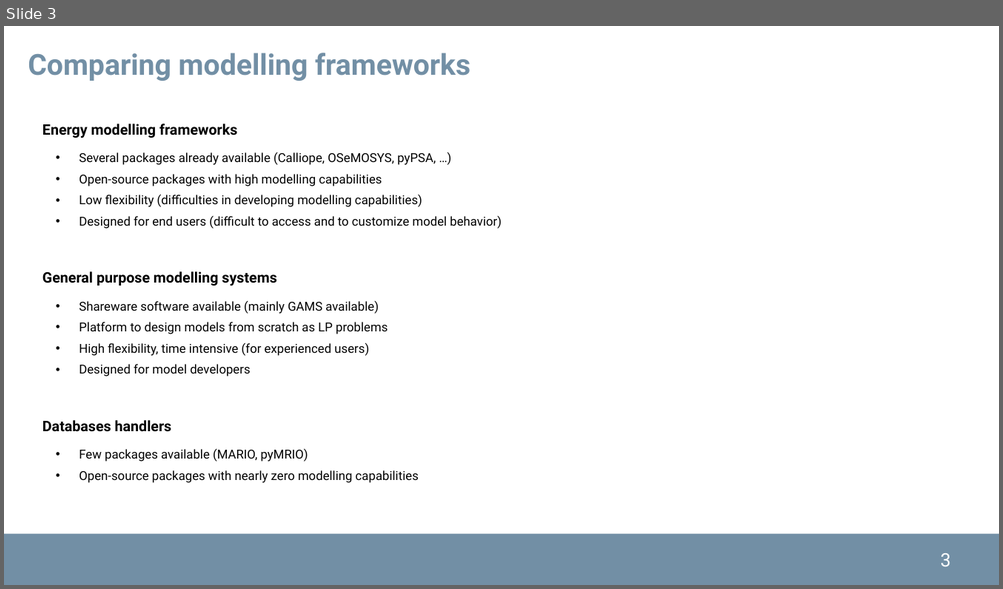
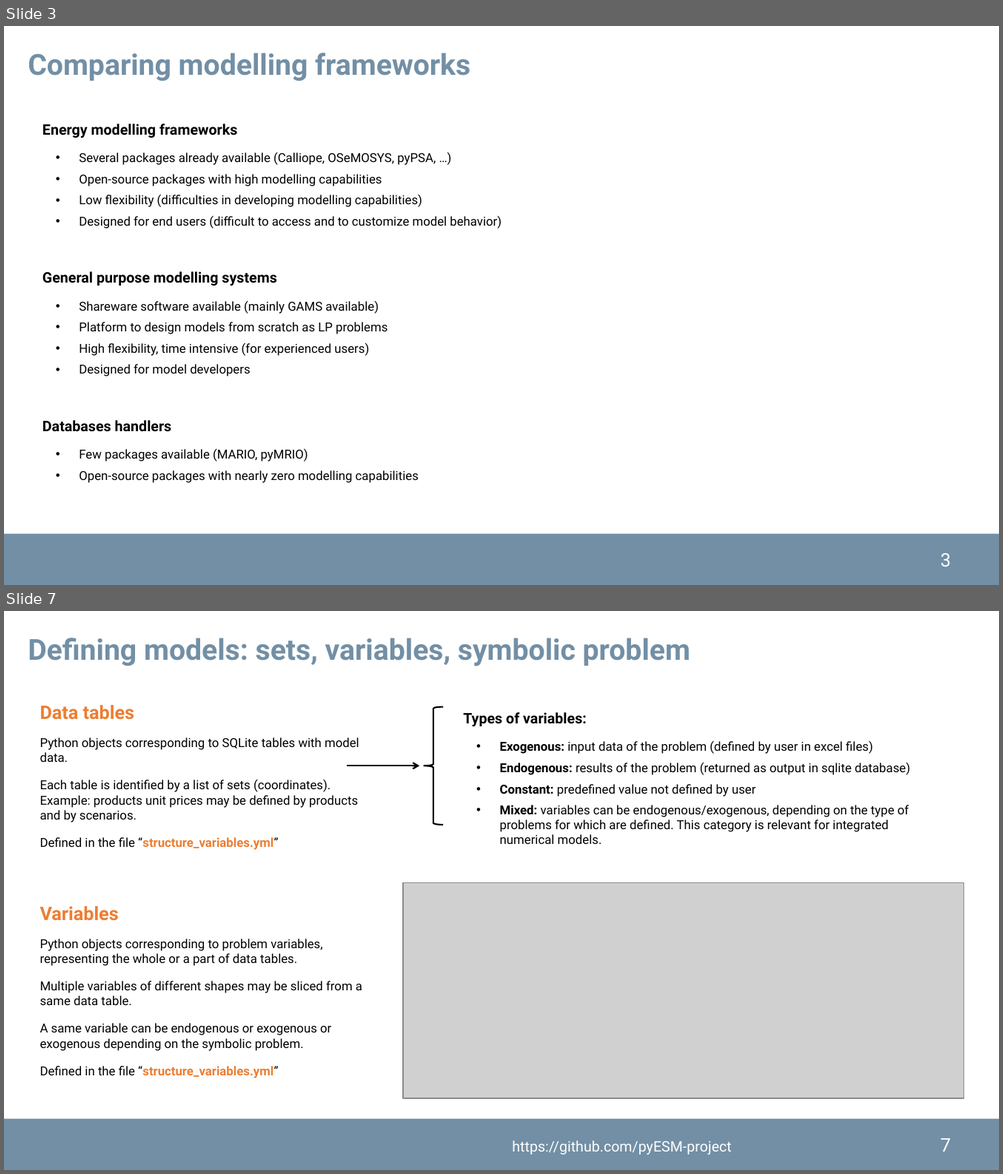
Before and after one commit to pyESM-project/pyesm, a slide deck: doc/pyesm.pptx. Shown one above the other, each under a label of ours: slide 3 before the commit, slides 3 and 7 after it; the slides between them are not shown. The pictures are 1003x589 and 1003x1174 pixels, drawn with LibreOffice and Linux fonts; fonts in the diff are those of the drawing; grey boxes stand for pictures; background and template pictures are left out. Boxes give left, top, right and bottom in pixels: in the first picture for what was removed or moved away, otherwise in the second. Text is boxed around its words. In the diff, an @@ line names an element or a change of style, - is before the commit and + after.

```diff
--- a/doc/pyesm.pptx
+++ b/doc/pyesm.pptx
@@ slide 7 added at [4, 611, 999, 1170], background #FFFFFF; not listed: 2 template elements that a slide beside it also shows @@
@@ text added at [28, 638, 690, 667], 28 pt, text #728FA5, bold @@
+Defining models: sets, variables, symbolic problem
@@ text added at [40, 705, 359, 850], 12 pt, text #000000 @@
+Data tables
+Python objects corresponding to SQLite tables with model data.
+Each table is identified by a list of sets (coordinates). Example: products unit prices may be defined by products and by scenarios.
+Defined in the file “structure_variables.yml”
@@ right brace added at [424, 707, 444, 825], outline #000000 1.5 pt @@
@@ text added at [463, 712, 910, 844], 12 pt, text #000000 @@
+Types of variables:
+  • Exogenous: input data of the problem (defined by user in excel files)
+  • Endogenous: results of the problem (returned as output in sqlite database)
+  • Constant: predefined value not defined by user
+  • Mixed: variables can be endogenous/exogenous, depending on the type of problems for which are defined. This category is relevant for integrated numerical models.
@@ arrow added from (347, 766) to (420, 766), #000000 1.5 pt @@
@@ picture added at [403, 883, 964, 1099] @@
@@ text added at [40, 906, 362, 1079], 12 pt, text #000000 @@
+Variables
+Python objects corresponding to problem variables, representing the whole or a part of data tables.
+Multiple variables of different shapes may be sliced from a same data table.
+A same variable can be endogenous or exogenous or exogenous depending on the symbolic problem.
+Defined in the file “structure_variables.yml”
@@ text added at [512, 1141, 731, 1155], 14 pt, text #FFFFFF @@
+https://github.com/pyESM-project
```
Also in this commit, not shown: 9 slides changed, 23 other slides added, 5 other files.
